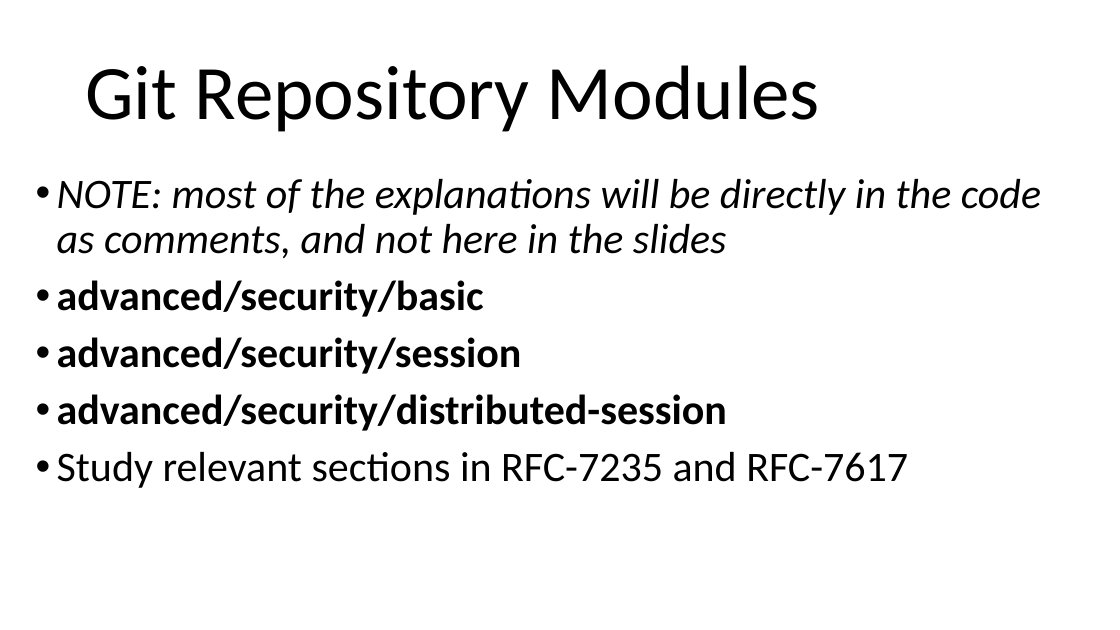
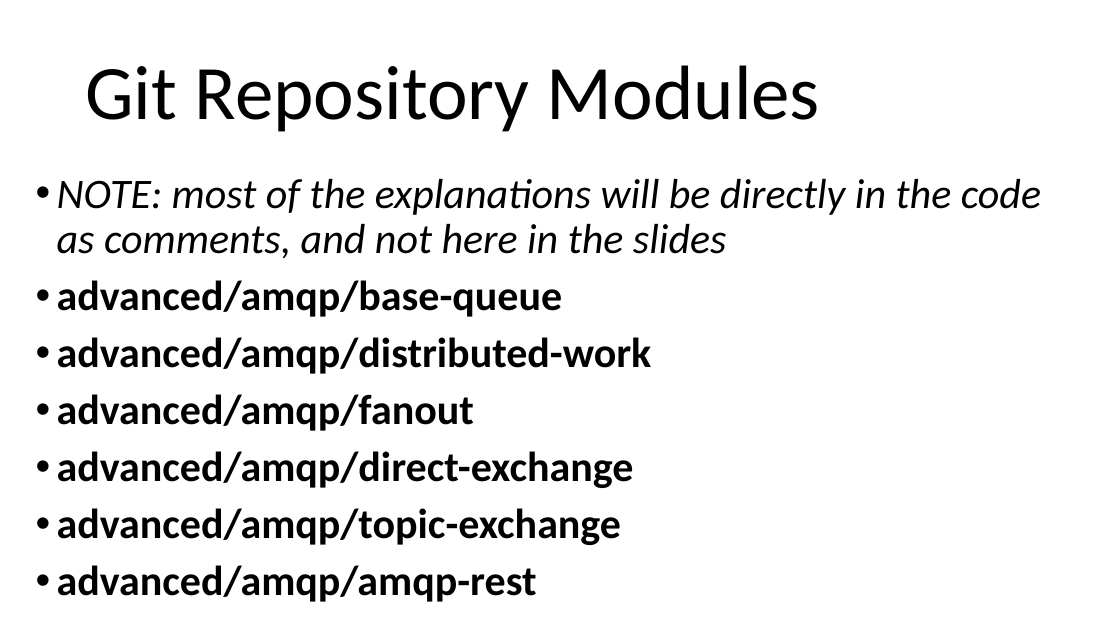
Before and after one commit to arcuri82/testing_security_development_enterprise_systems, a slide deck: slide 10 of doc/advanced/slides/lesson_11.pptx (slide 13 before the commit). Drawn at 1120x630 pixels with LibreOffice and Linux fonts; fonts in the diff are those of the drawing. Boxes give left, top, right and bottom in pixels: in the first picture for what was removed or moved away, otherwise in the second. Text is boxed around its words. In the diff, an @@ line names an element or a change of style, - is before the commit and + after.

```diff
--- a/doc/advanced/slides/lesson_11.pptx
+++ b/doc/advanced/slides/lesson_11.pptx
@@ text at (x1=57, y1=280, x2=652, y2=602): text changed @@
-• advanced/security/basic
-• advanced/security/session
-• advanced/security/distributed-session
-• Study relevant sections in RFC-7235 and RFC-7617
+• advanced/amqp/base-queue
+• advanced/amqp/distributed-work
+• advanced/amqp/fanout
+• advanced/amqp/direct-exchange
+• advanced/amqp/topic-exchange
+• advanced/amqp/amqp-rest
```
Also in this commit, not shown: 2 other slides changed, 7 slides added, 10 slides removed, 17 other files.
